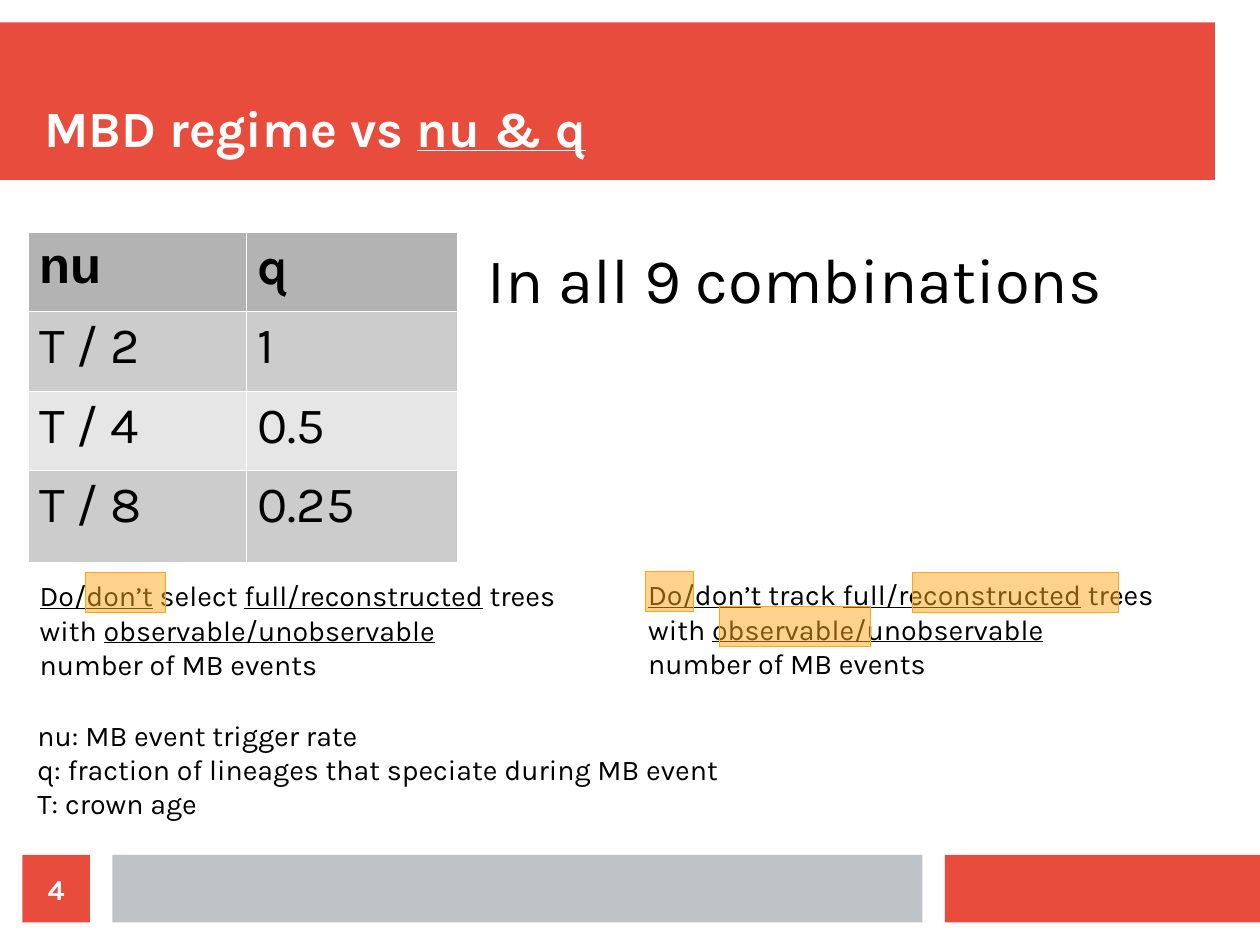
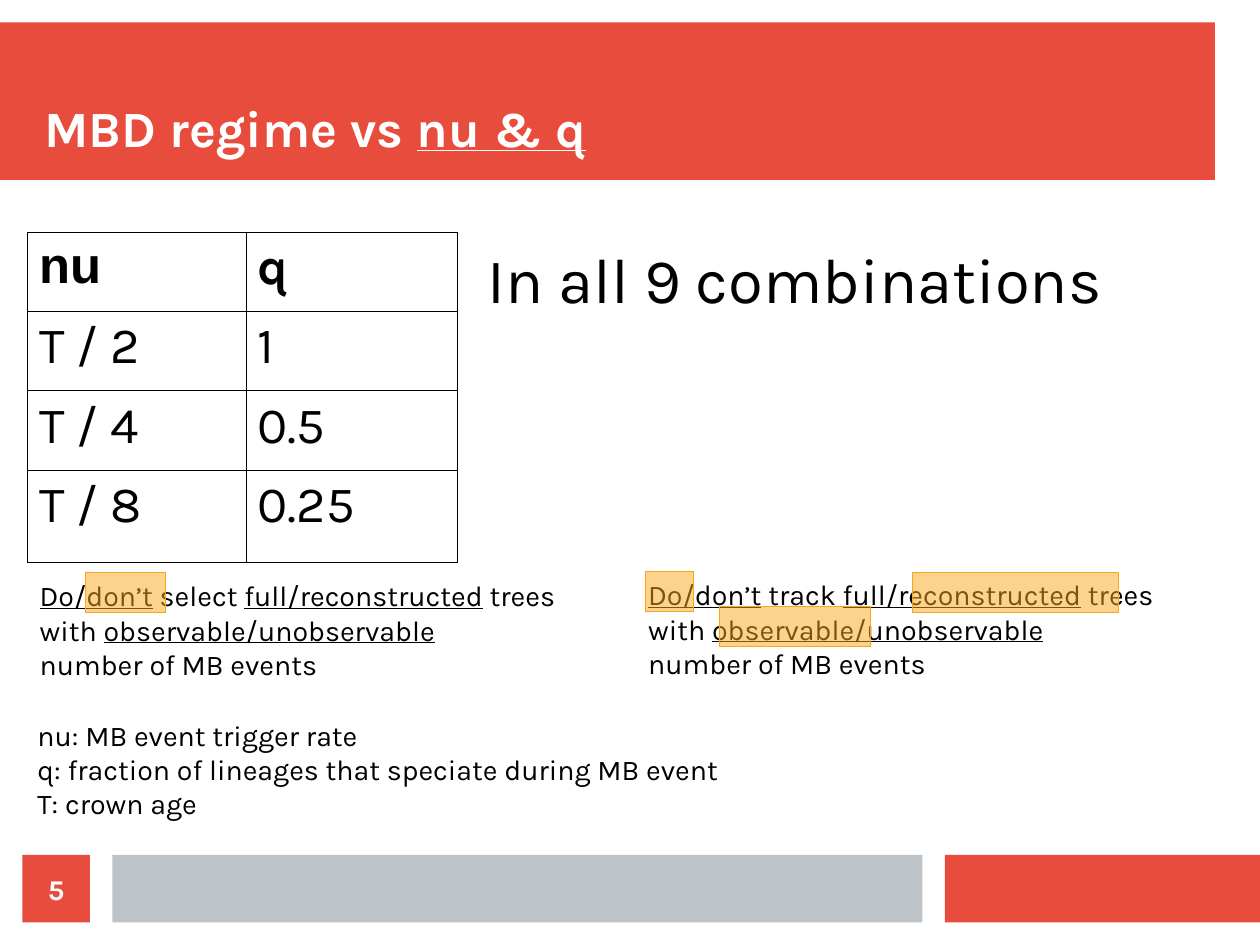
Before and after one commit to richelbilderbeek/razzo, a slide deck: slide 5 of doc/choices.odp (slide 4 before the commit). Drawn at 1260x945 pixels with LibreOffice and Linux fonts; fonts in the diff are those of the drawing. Boxes give left, top, right and bottom in pixels: in the first picture for what was removed or moved away, otherwise in the second. Text is boxed around its words. In the diff, an @@ line names an element or a change of style, - is before the commit and + after.

```diff
--- a/doc/choices.odp
+++ b/doc/choices.odp
@@ table at bbox=[27, 232, 456, 563] @@
@@ fill #B3B3B3 to none in row 1 @@
@@ fill #CCCCCC to none in 4 cells @@
@@ fill #E6E6E6 to none in row 3 @@
@@ borders changed @@
@@ page number at bbox=[48, 881, 65, 901]: text changed @@
-4
+5
```
Also in this commit, not shown: 1 other slide changed.
